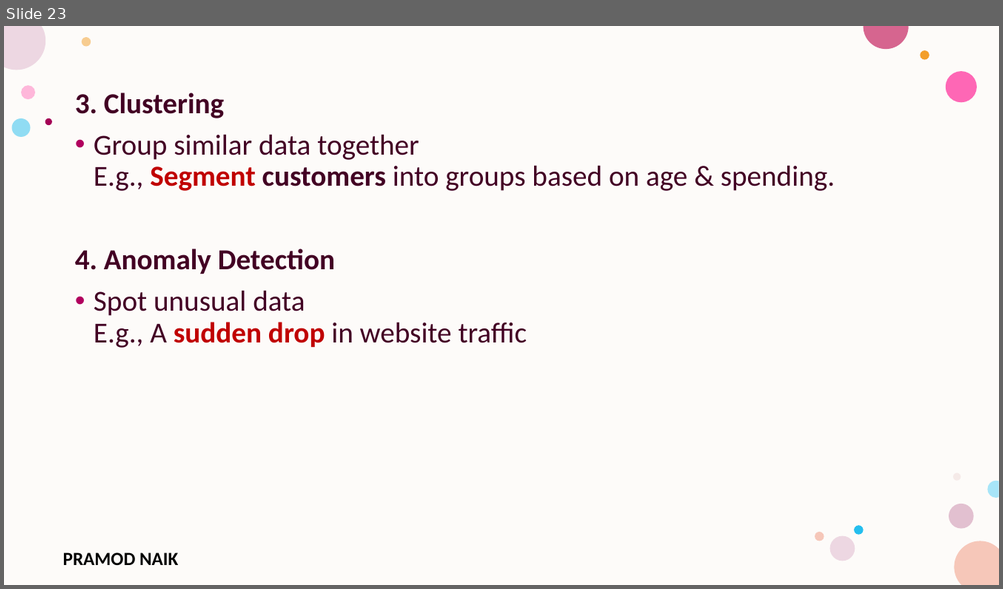
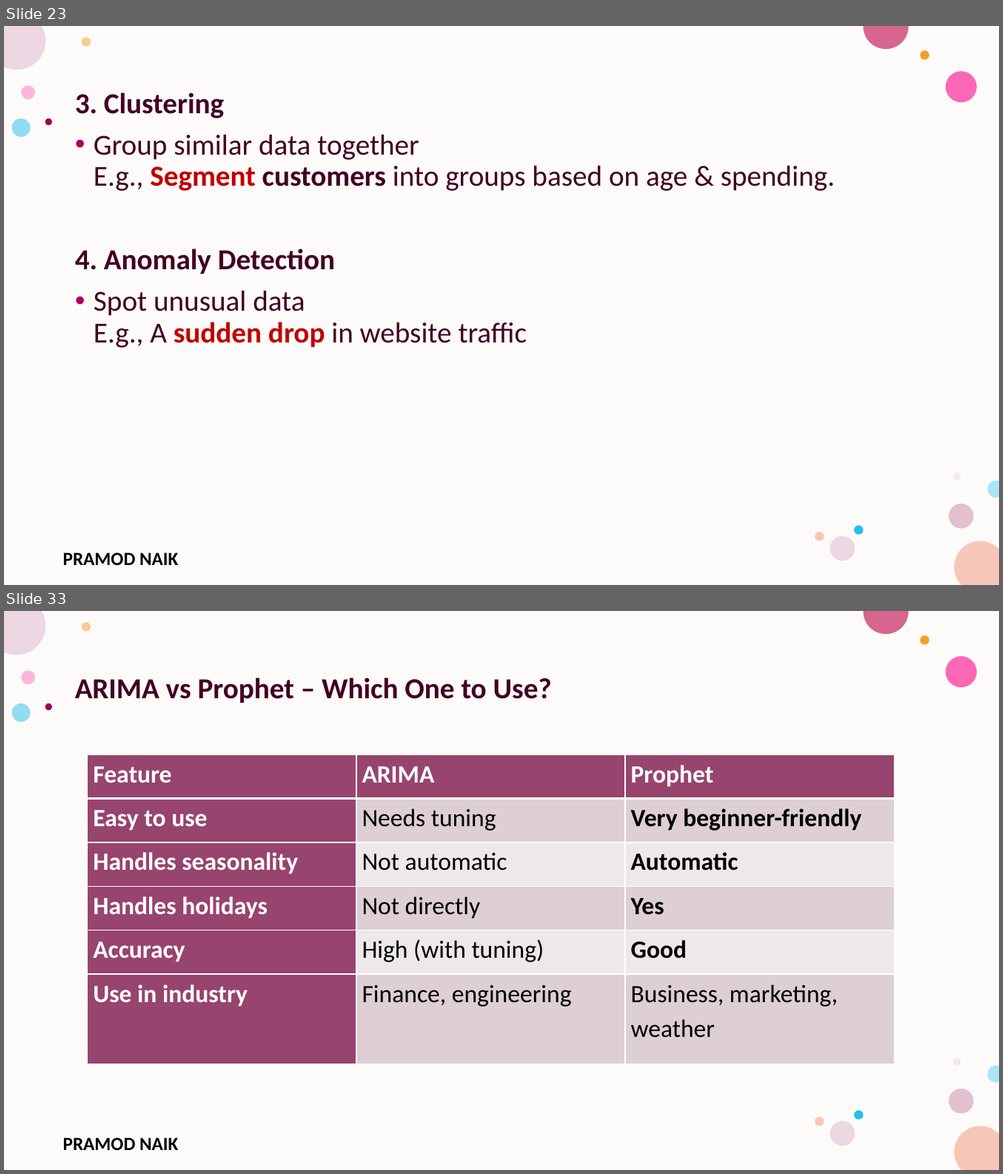
Before and after one commit to PRAMODNAIK-DEV/MCA-2nd-Sem-ML-Data-Analytics-Shridevi-College, a slide deck: Theory Class-Notes/Unit-5 Data Analytics and Real-World Applications.pptx. Shown one above the other, each under a label of ours: slide 23 before the commit, slides 23 and 33 after it; the slides between them are not shown. The pictures are 1003x589 and 1003x1174 pixels, drawn with LibreOffice and Linux fonts; fonts in the diff are those of the drawing; background and template pictures are left out. Boxes give left, top, right and bottom in pixels: in the first picture for what was removed or moved away, otherwise in the second. Text is boxed around its words. In the diff, an @@ line names an element or a change of style, - is before the commit and + after.

```diff
--- a/Theory Class-Notes/Unit-5 Data Analytics and Real-World Applications.pptx
+++ b/Theory Class-Notes/Unit-5 Data Analytics and Real-World Applications.pptx
@@ slide 33 added at [4,611,999,1170], background #FFFFFF; not listed: 17 template elements that a slide beside it also shows @@
@@ text added at [75,678,552,703], 28 pt, text #420023, bold @@
+ARIMA vs Prophet – Which One to Use?
@@ table added at [88,755,893,1065], 6 rows, 3 columns @@
+Feature | ARIMA | Prophet
+Easy to use | Needs tuning | Very beginner-friendly
+Handles seasonality | Not automatic | Automatic
+Handles holidays | Not directly | Yes
+Accuracy | High (with tuning) | Good
+Use in industry | Finance, engineering | Business, marketing, weather
```
Also in this commit, not shown: 3 slides changed, 22 other slides added, 6 slides removed, 1 other file.
